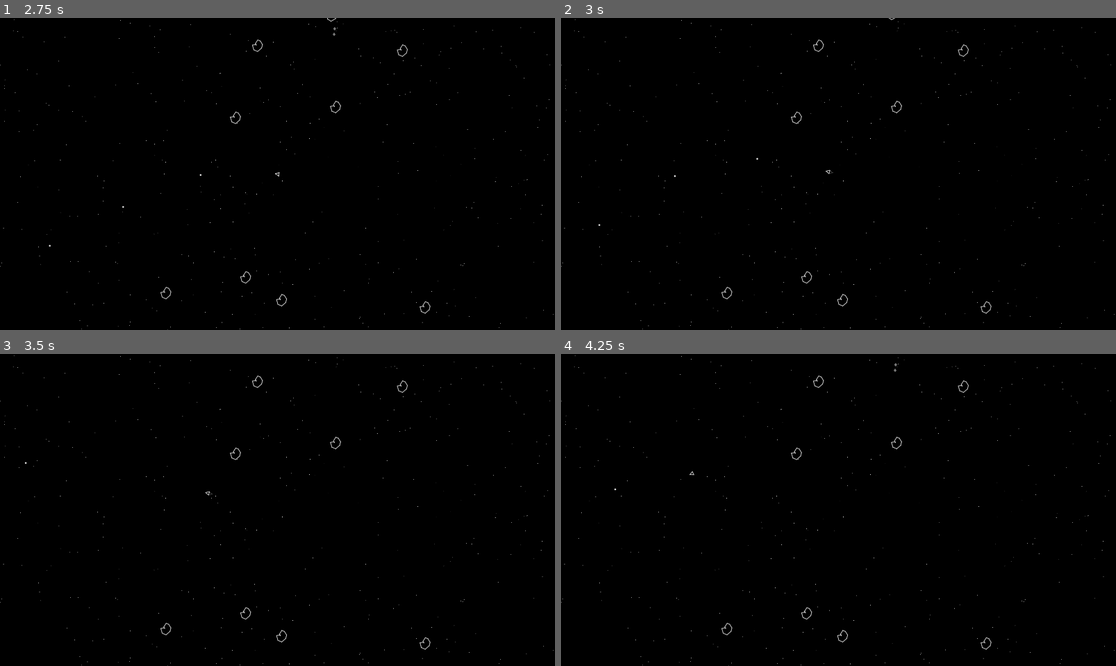
Above: before the commit, frames 1-4 (two rows, left to right).
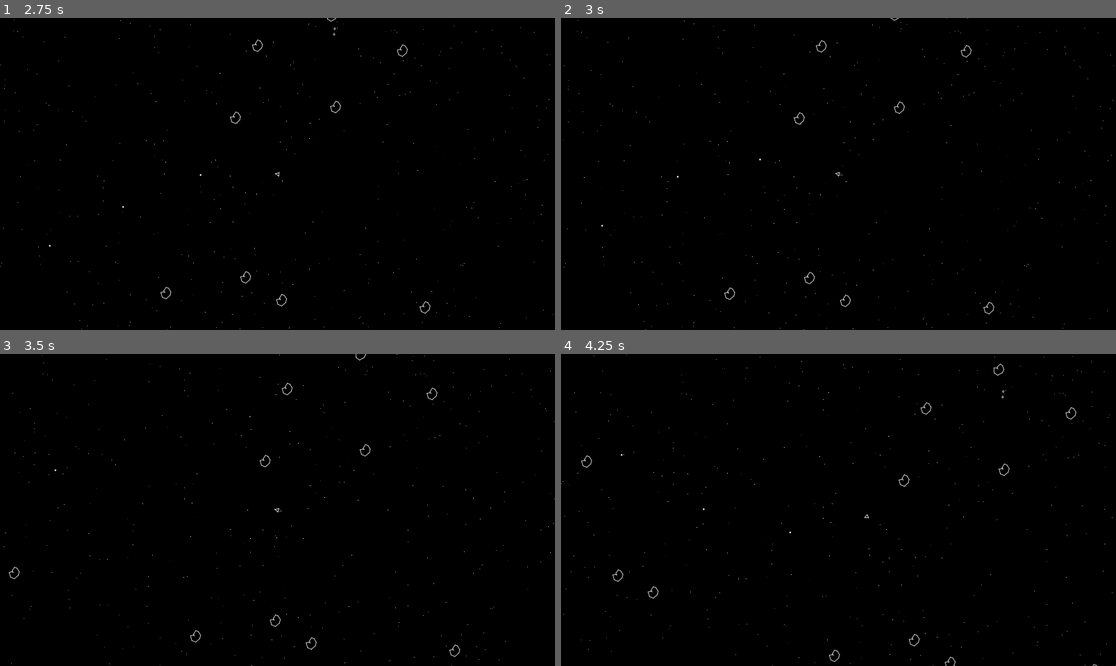
Above: after the commit, the same moments.

Repository: IQpierce/owl
Game: Godot game, scene res://scenes/game_feel.tscn
Same seed, same stepped clock (60 frames per second), same inputs: the game is played once before the commit and once after it. This scene is started directly instead of the project's main scene.
Inputs:
- Up to frame 1 (2.75 s): tap Enter at 0.5 s; hold Right (turn_right) 0.53-1.28 s; hold Space (shoot) 0.53-1.28 s; hold Left (turn_left) 1.28-2.03 s; tap Space (shoot) at 1.35 s; hold Right (turn_right) from 2.03 s (still down); hold Space (shoot) from 2.03 s (still down)
- Up to frame 2 (3 s): release Right (turn_right) at 2.78 s; release Space (shoot) at 2.78 s; hold Up (thrust) from 2.78 s (still down); tap Space (shoot) at 2.85 s
- Up to frame 3 (3.5 s): keep holding Up (thrust)
- Up to frame 4 (4.25 s): release Up (thrust) at 3.53 s; hold Left (turn_left) from 3.53 s (still down); hold Space (shoot) from 3.53 s (still down)

Frame 1 is identical in both runs. In frame 2, 0.7% of the frame differs, in the area x 0-100%, y 0-100%; in frame 3, 0.7%; in frame 4, 0.8%.

Commit message:
Allowing just normal acceleration against velocity to be altered, so slowing down could be easier. Tweaking player and camera dials to get a first pass at feel.

Diff:
--- a/scenes/big_wrapping_area.tscn
+++ b/scenes/big_wrapping_area.tscn
@@ -88,6 +88,7 @@
 fire_acceleration_factor = 1.0
 double_tap_msec = 1.0
 turn_around_acceleration_factor = 1.0
+boost_on_turn_around = 1.0
 quick_turn_degrees = 0
 corpse_children = [NodePath("Camera2D")]
 
--- a/scenes/game_feel.tscn
+++ b/scenes/game_feel.tscn
@@ -85,10 +85,10 @@
 
 [node name="Player" parent="." instance=ExtResource("3_r2sfy")]
 position = Vector2(9599, 2567)
-collision_mask = 0
+thrust_speed = 400.0
 turn_speed = 50.0
 test_feel = true
-max_speed = 1000.0
+max_speed = 3000.0
 excessive_speed_linear_damp_factor = 0.98
 turn_linear_damp_factor = 0.99
 thrust_turn_factor = 0.7
@@ -97,7 +97,8 @@
 fire_max_speed_factor = 0.25
 fire_acceleration_factor = 0.5
 double_tap_msec = 200.0
-turn_around_acceleration_factor = 60.0
+turn_around_acceleration_factor = 1.5
+boost_on_turn_around = 30.0
 quick_turn_degrees = 0
 
 [node name="Camera2D" type="Camera2D" parent="." node_paths=PackedStringArray("state_label", "prey")]
@@ -107,11 +108,11 @@
 show_debug = false
 state_label = NodePath("Camera State")
 prey = NodePath("../Player")
-track_threshold = 200.0
-lock_threshold = 100.0
+track_threshold = 600.0
+lock_threshold = 350.0
 max_relative_speed = 2.0
-acceleration_factor = 0.2
 lead_distance = 400
+rest_vel_damp = 0.99
 lead_vel_perp_damp = 0.97
 lead_to_follow_ms = 500
 
--- a/scripts/LazyTrackingCamera.gd
+++ b/scripts/LazyTrackingCamera.gd
@@ -20,6 +20,8 @@
 
 var track_rect:Rect2
 var lock_rect:Rect2
+
+# TODO should Track Threshold actually be a circle, while lock_threshold stays a rect?
 
 # TODO (sam) We might want a "Reserve" state that make returning to Lead easier for a brief period
 enum TrackingState { Rest, Follow, Lead }
--- a/scripts/Player.gd
+++ b/scripts/Player.gd
@@ -24,10 +24,14 @@
 @export var fire_acceleration_factor:float = 1;
 ## Window to input double tap of a key
 @export var double_tap_msec:float = 1;
-## Extra Acceleration immediately after double tapping thrust while heading is anti-velocity
+## Extra Acceleration while slowing down
 @export var turn_around_acceleration_factor:float = 1;
+## Boost immediately after double tapping thrust while heading is anti-velocity
+@export var boost_on_turn_around:float = 1;
 
 #@export var thrust_fire_factor:float = 1;
+
+#TODO should we diminish Acceleration based on Speed, so as you accelerate fast at low speeds, but slower at high speeds (like a car's gears)
 
 #TODO (strapp) not a fan of the quick turnaround... probably just better to make turn faster when thruster is off
 ## Immediate turn after double tapping a turn ... honestly this doesn't feel good
@@ -136,10 +140,13 @@
 
 			acceleration = head_para_vel + head_perp_vel
 
+		if acceleration.dot(linear_velocity) < 0:
+			acceleration_factor *= turn_around_acceleration_factor
+
 		acceleration *= acceleration_factor
 		if Input.is_action_just_pressed("thrust"):
 			if time_now - thrust_tap_time <= double_tap_msec && acceleration.dot(linear_velocity) < 0:
-				acceleration *= turn_around_acceleration_factor;
+				acceleration *= boost_on_turn_around
 				thrust_tap_time = 0
 			thrust_tap_time = time_now
 
